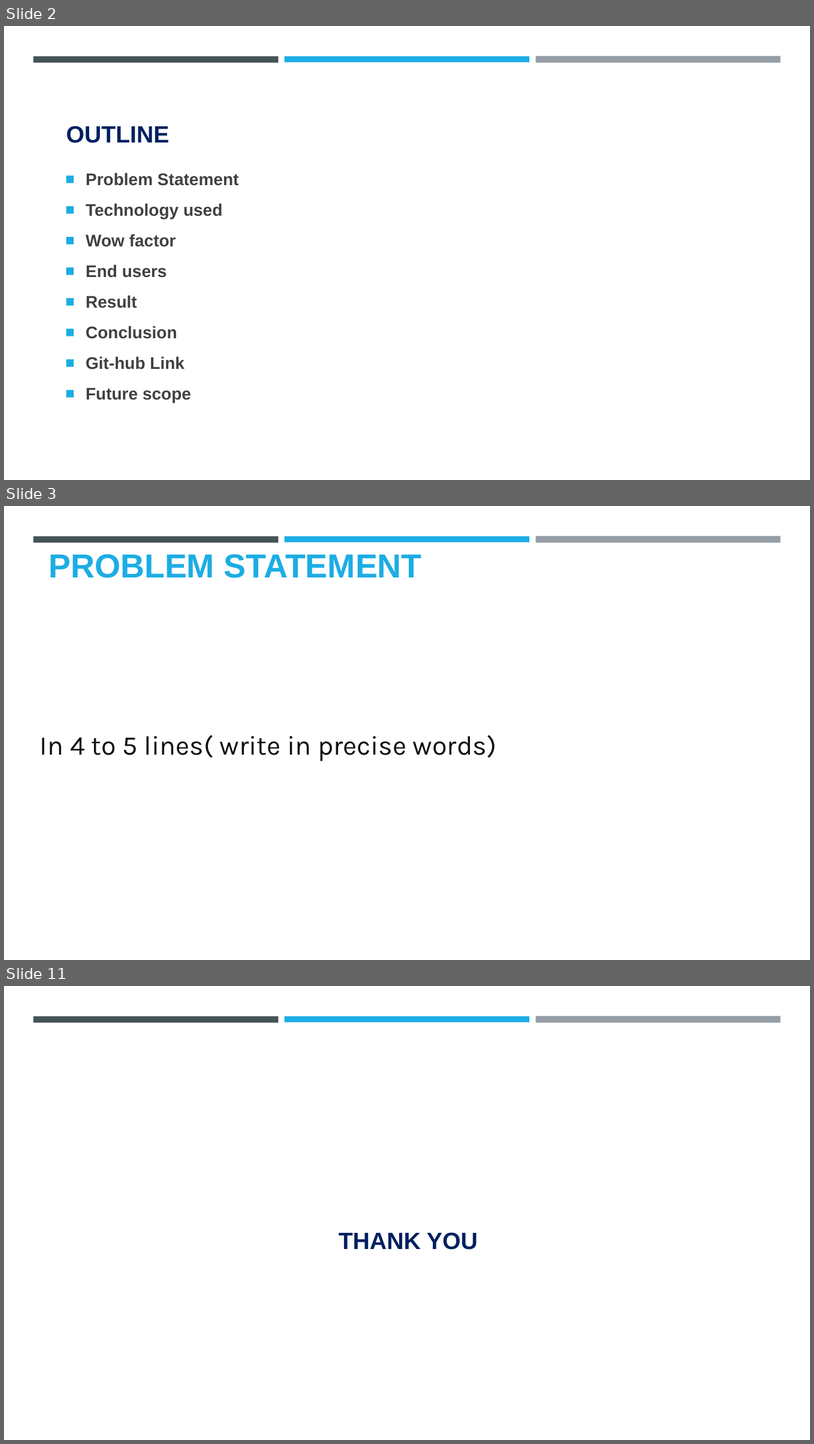
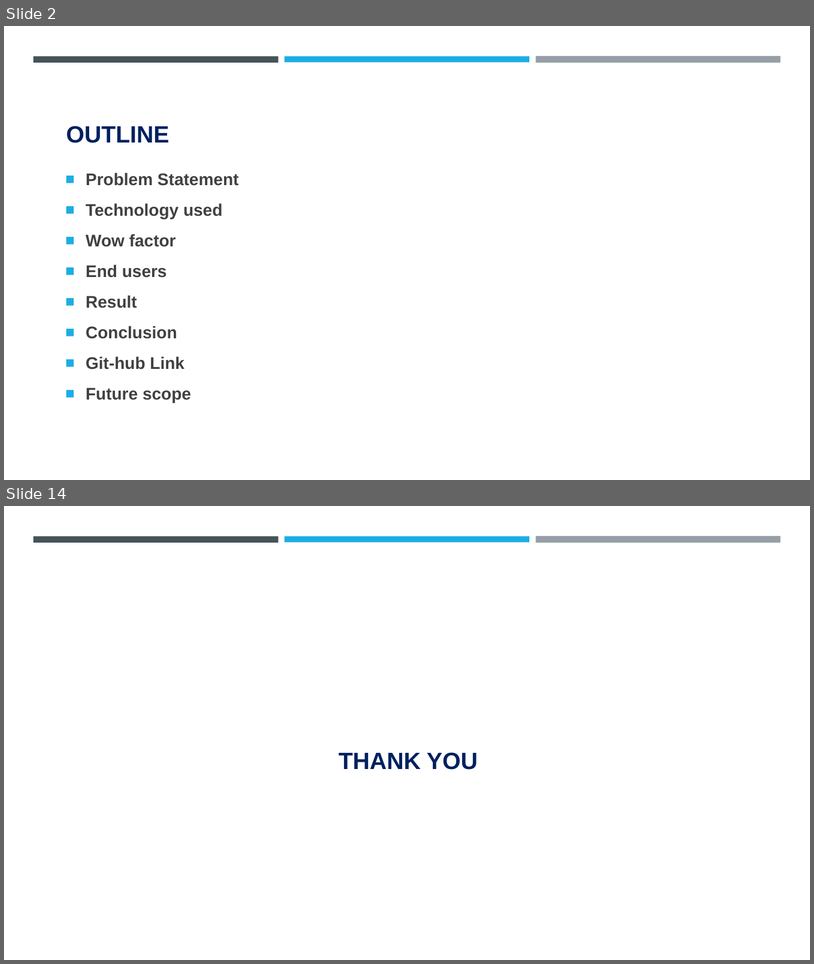
Before and after one commit to AniketDohale/Steganography, a slide deck: AICTE PPT Template.pptx. Shown one above the other, each under a label of ours: slides 2, 3 and 11 before the commit, slides 2 and 14 after it; the slides between them are not shown. The pictures are 814x1444 and 814x964 pixels, drawn with LibreOffice and Linux fonts; fonts in the diff are those of the drawing; background and template pictures are left out. Boxes give left, top, right and bottom in pixels: in the first picture for what was removed or moved away, otherwise in the second. Text is boxed around its words. In the diff, an @@ line names an element or a change of style, - is before the commit and + after.

```diff
--- a/AICTE PPT Template.pptx
+++ b/AICTE PPT Template.pptx
@@ slide 3 removed at [4, 506, 810, 960], background #FFFFFF; not listed: 3 template elements that a slide beside it also shows @@
@@ title removed at [48, 554, 422, 578] @@
-PROBLEM STATEMENT
@@ text removed at [40, 735, 497, 761] @@
-In 4 to 5 lines( write in precise words)
@@ what was slide 11 is now slide 14 @@
```
Also in this commit, not shown: 1 slide changed, 10 slides added, 6 other slides removed, 5 other files.
